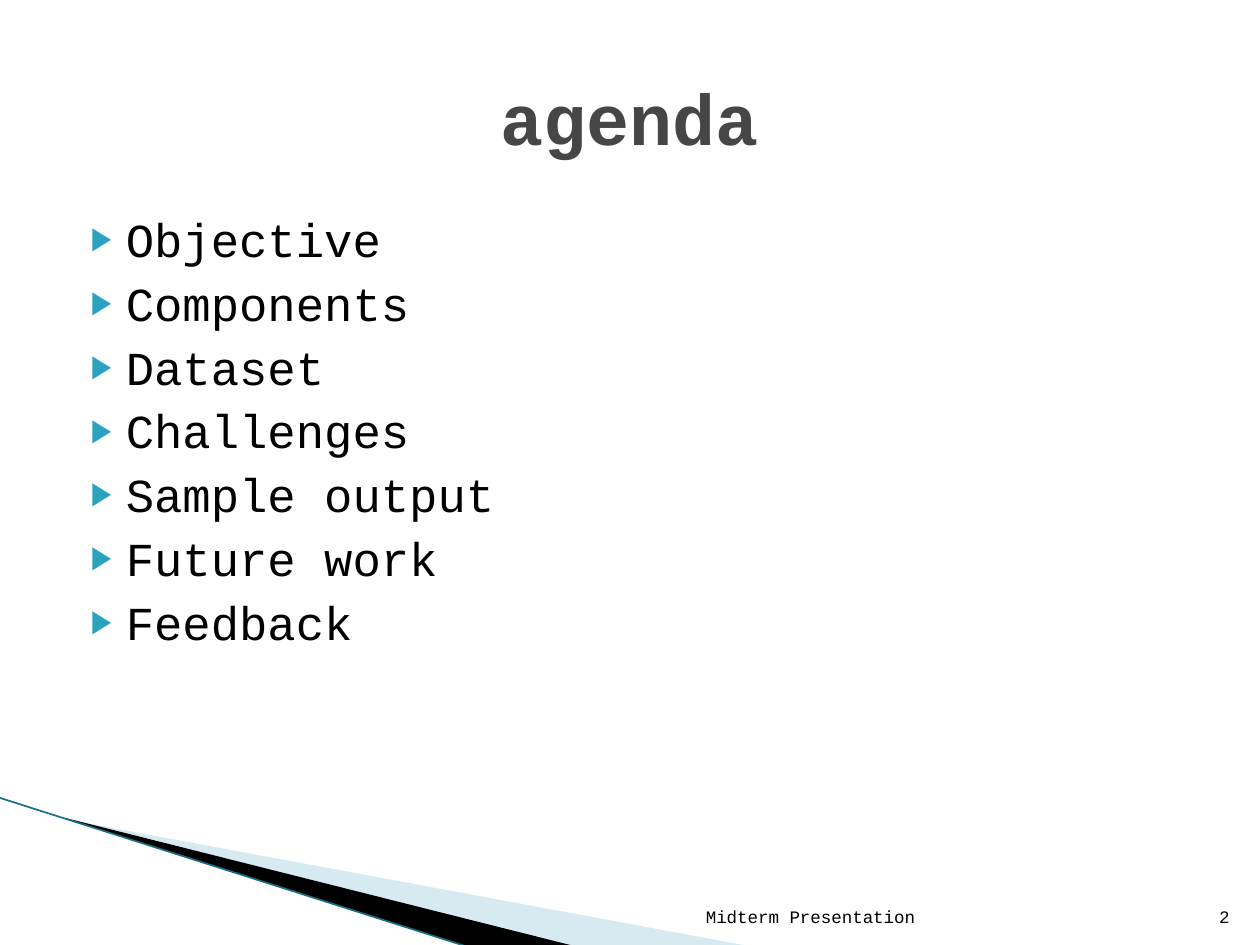
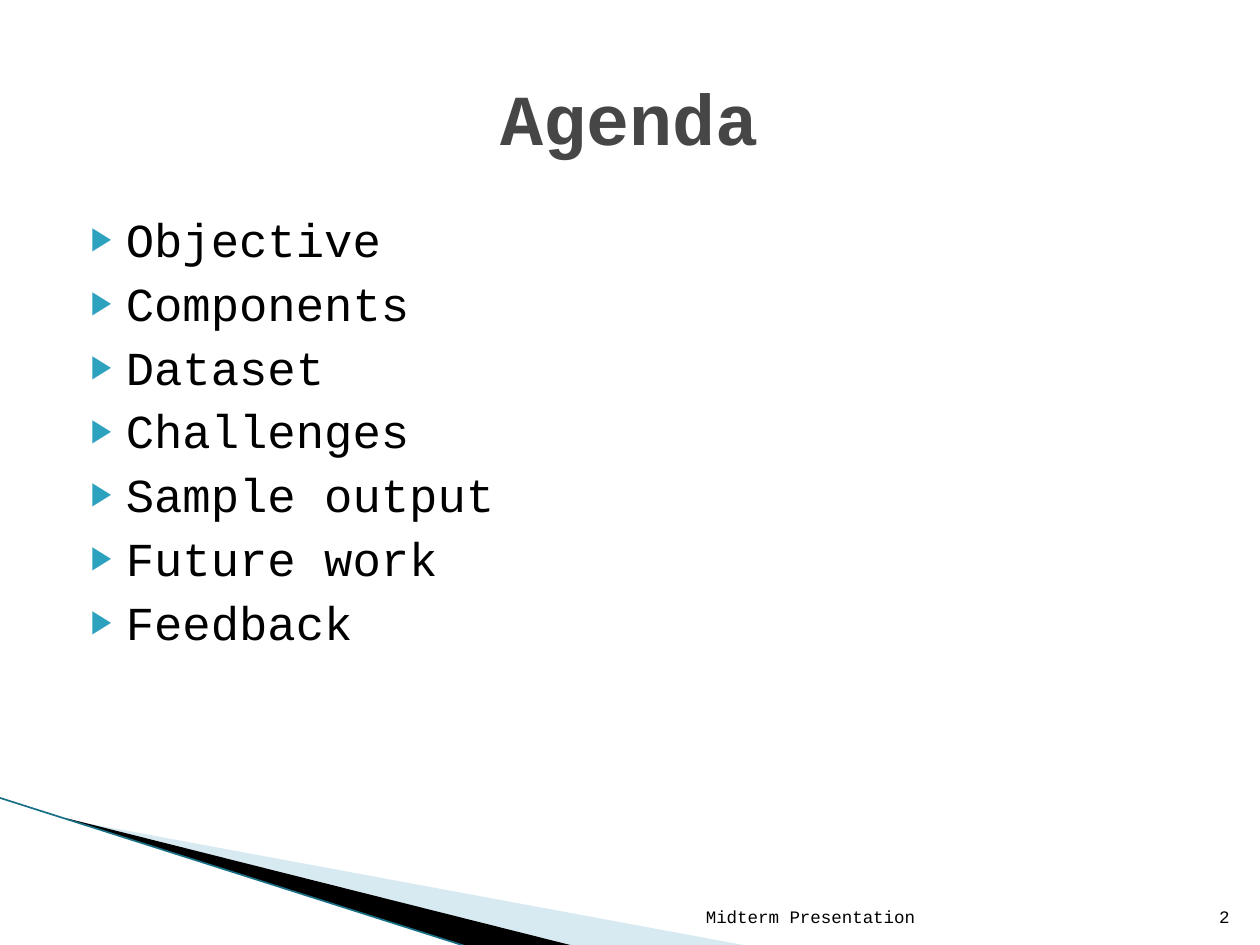
Before and after one commit to ftmdgn/6339Project, a slide deck: slide 2 of midterm-presentation.pptx. Drawn at 1260x945 pixels with LibreOffice and Linux fonts; fonts in the diff are those of the drawing; background and template pictures are left out. Boxes give left, top, right and bottom in pixels: in the first picture for what was removed or moved away, otherwise in the second. Text is boxed around its words. In the diff, an @@ line names an element or a change of style, - is before the commit and + after.

```diff
--- a/midterm-presentation.pptx
+++ b/midterm-presentation.pptx
@@ title at [501,94,759,160]: text changed @@
-agenda
+Agenda
```
Also in this commit, not shown: 1 other slide changed.
